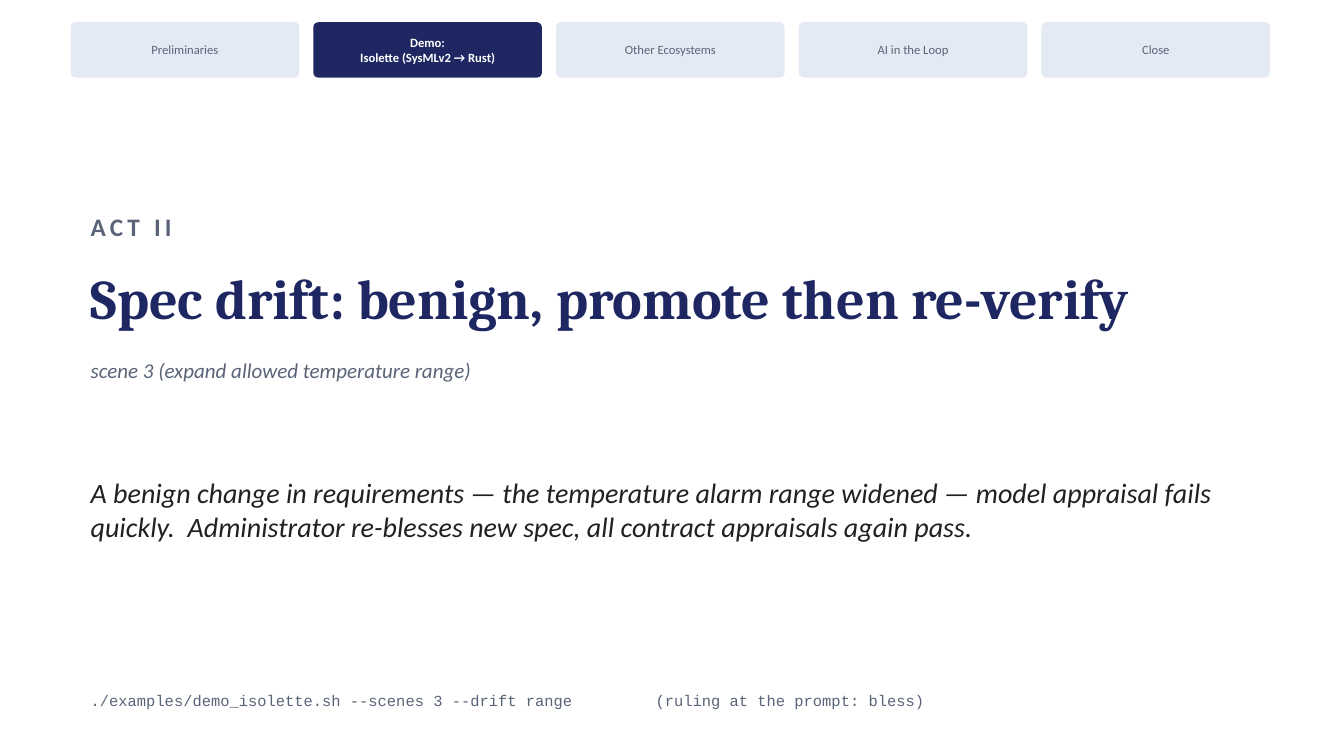
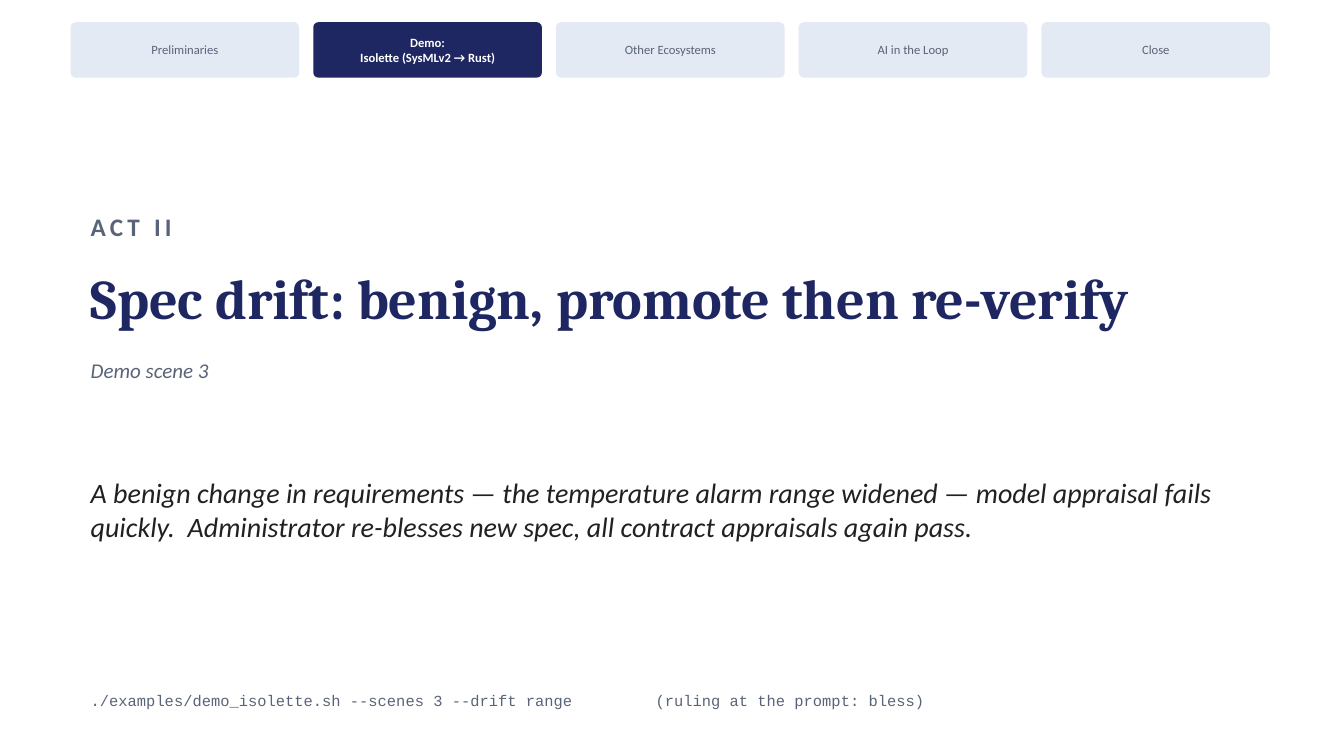
Before and after one commit to ku-sldg/pybb, a slide deck: slide 10 of docs/video_slides_draft.pptx. Drawn at 1344x756 pixels with LibreOffice and Linux fonts; fonts in the diff are those of the drawing. Boxes give left, top, right and bottom in pixels: in the first picture for what was removed or moved away, otherwise in the second. Text is boxed around its words. In the diff, an @@ line names an element or a change of style, - is before the commit and + after.

```diff
--- a/docs/video_slides_draft.pptx
+++ b/docs/video_slides_draft.pptx
@@ text at (x1=91, y1=364, x2=209, y2=378): text changed @@
-scene 3 (expand allowed temperature range)
+Demo scene 3
```
Also in this commit, not shown: 10 other slides changed, 2 other files.
